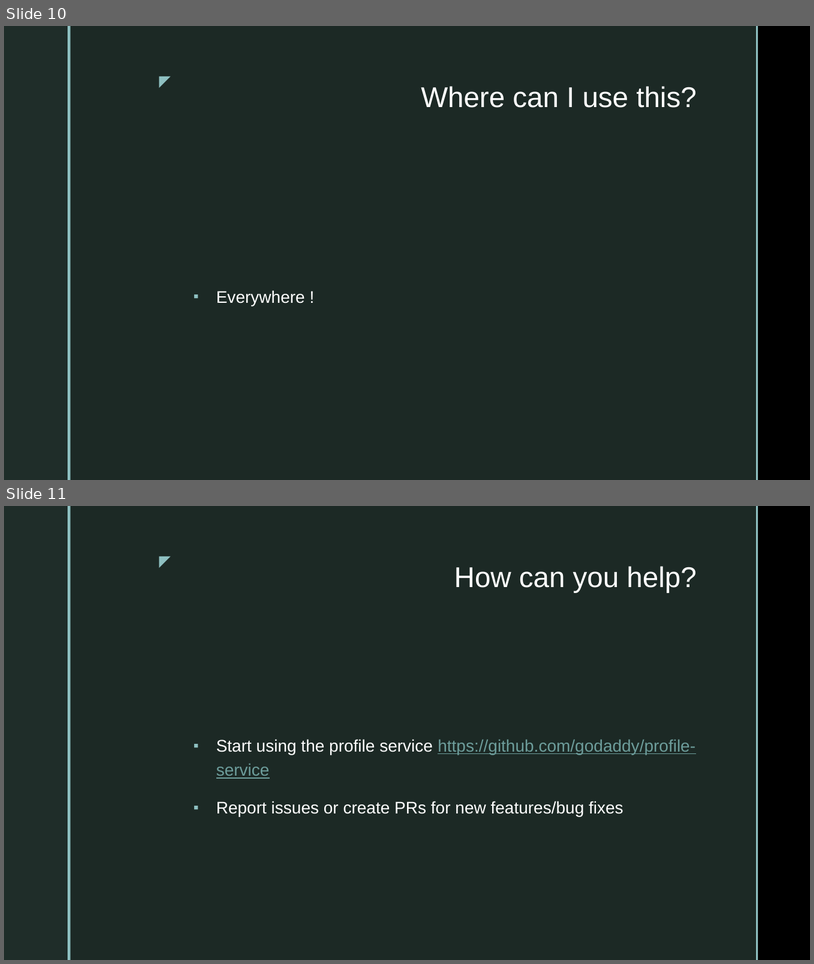
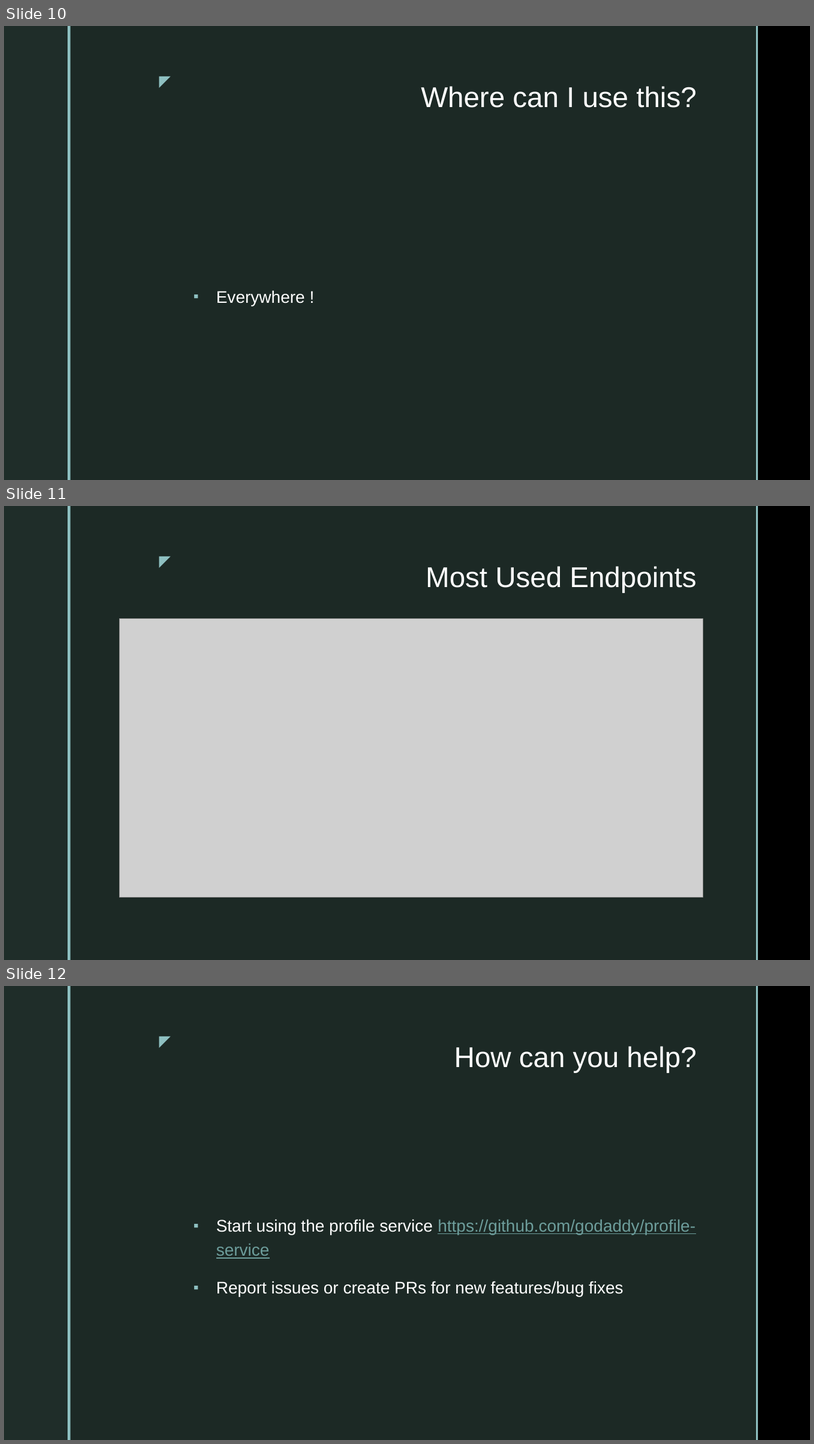
Before and after one commit to smccarthy/profile-service-presentation, a slide deck: profile-service-presentation.pptx. Shown one above the other, each under a label of ours: slides 10 and 11 before the commit, slides 10, 11 and 12 after it. The pictures are 814x964 and 814x1444 pixels, drawn with LibreOffice and Linux fonts; fonts in the diff are those of the drawing; grey boxes stand for pictures; background and template pictures are left out. Boxes give left, top, right and bottom in pixels: in the first picture for what was removed or moved away, otherwise in the second. Text is boxed around its words. In the diff, an @@ line names an element or a change of style, - is before the commit and + after.

```diff
--- a/profile-service-presentation.pptx
+++ b/profile-service-presentation.pptx
@@ slide 11 added at box(4, 506, 810, 960), background picture (left out); not listed: 5 template elements that a slide beside it also shows @@
@@ title added at box(426, 566, 696, 592), 34 pt, text #FFFFFF @@
+Most Used Endpoints
@@ picture added at box(120, 619, 704, 897) @@
@@ what was slide 11 is now slide 12 @@
```
Also in this commit, not shown: 1 slide changed.
